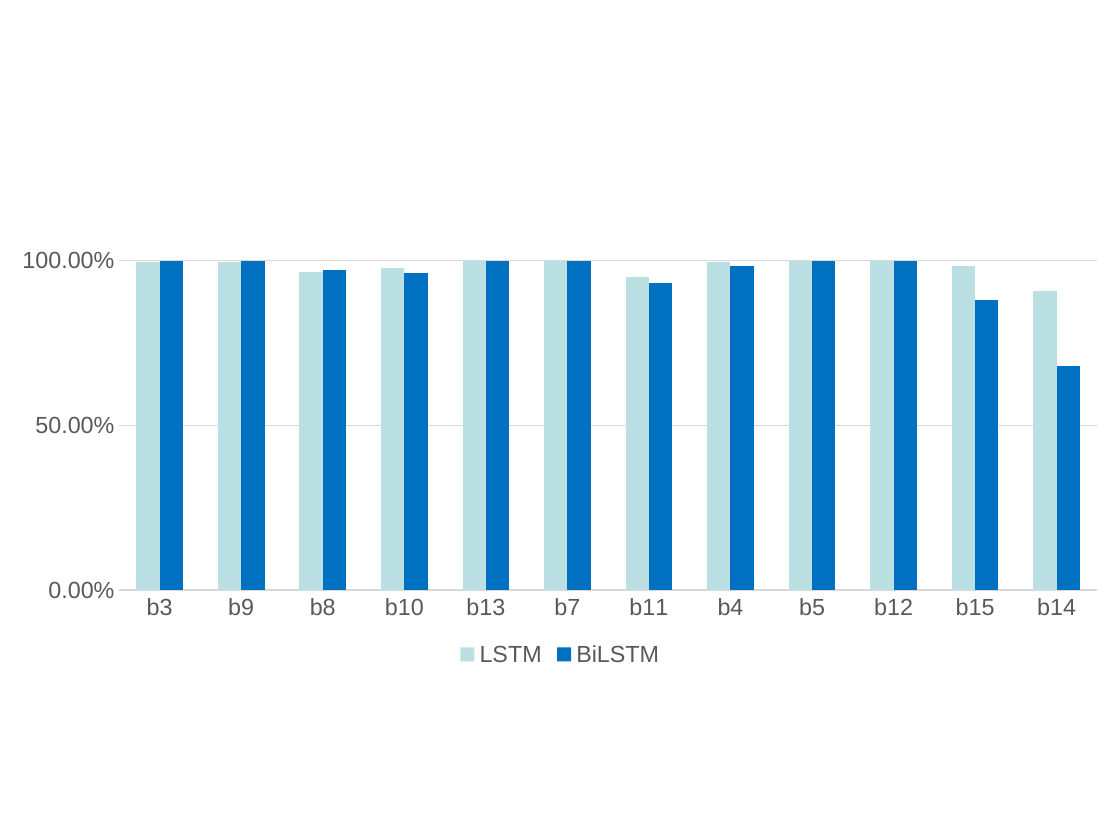
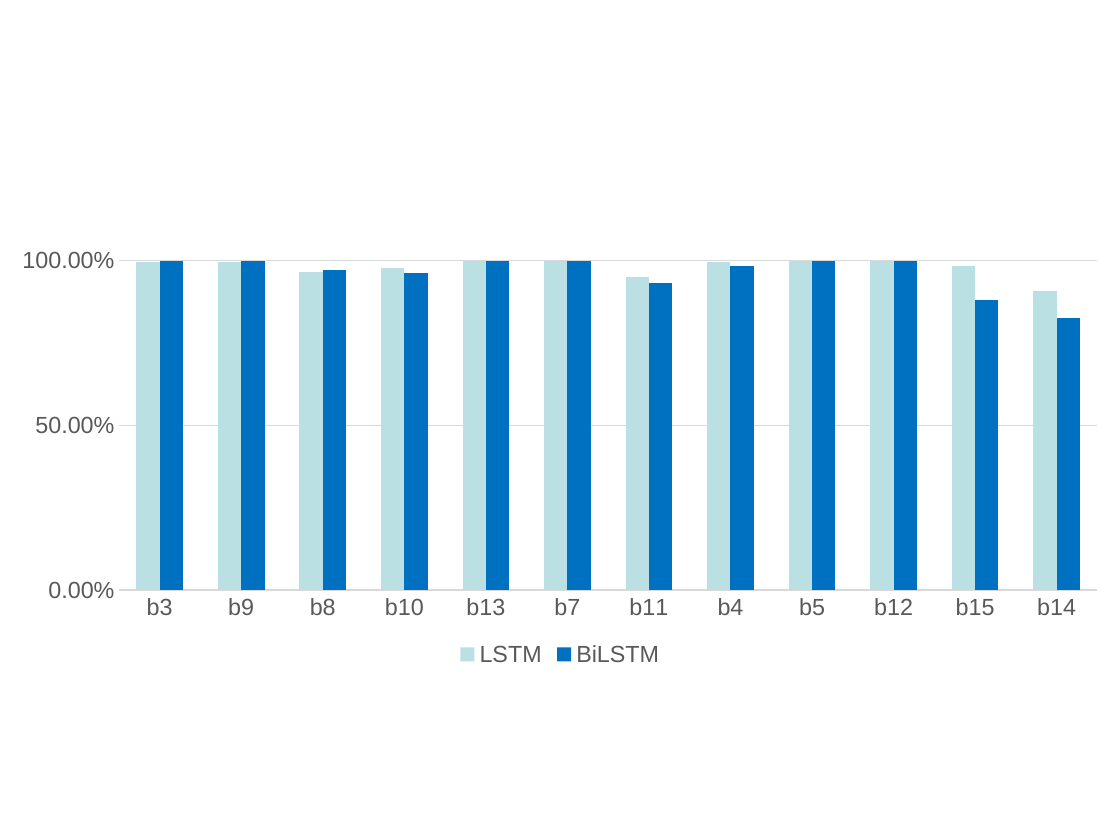
Before and after one commit to acada-sjtu/LSTM-IF-detection, a slide deck: slide 19 of Result.pptx. Drawn at 1120x840 pixels with LibreOffice and Linux fonts; fonts in the diff are those of the drawing; background and template pictures are left out. Boxes give left, top, right and bottom in pixels: in the first picture for what was removed or moved away, otherwise in the second. Text is boxed around its words. In the diff, an @@ line names an element or a change of style, - is before the commit and + after.

```diff
--- a/Result.pptx
+++ b/Result.pptx
@@ column chart at [0, 239, 1120, 671] @@
@@ BiLSTM, b14: 0.68 to 0.82 @@
```
Also in this commit, not shown: 1 other slide changed.
